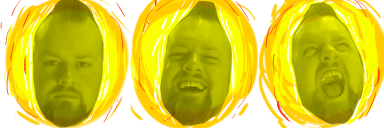
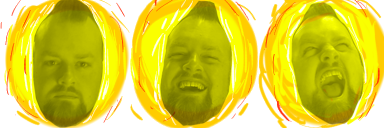
Layers edited between the first and the second w=384, h=128 image:
"manic": blend darken → luminosity over [291, 2, 365, 125]
